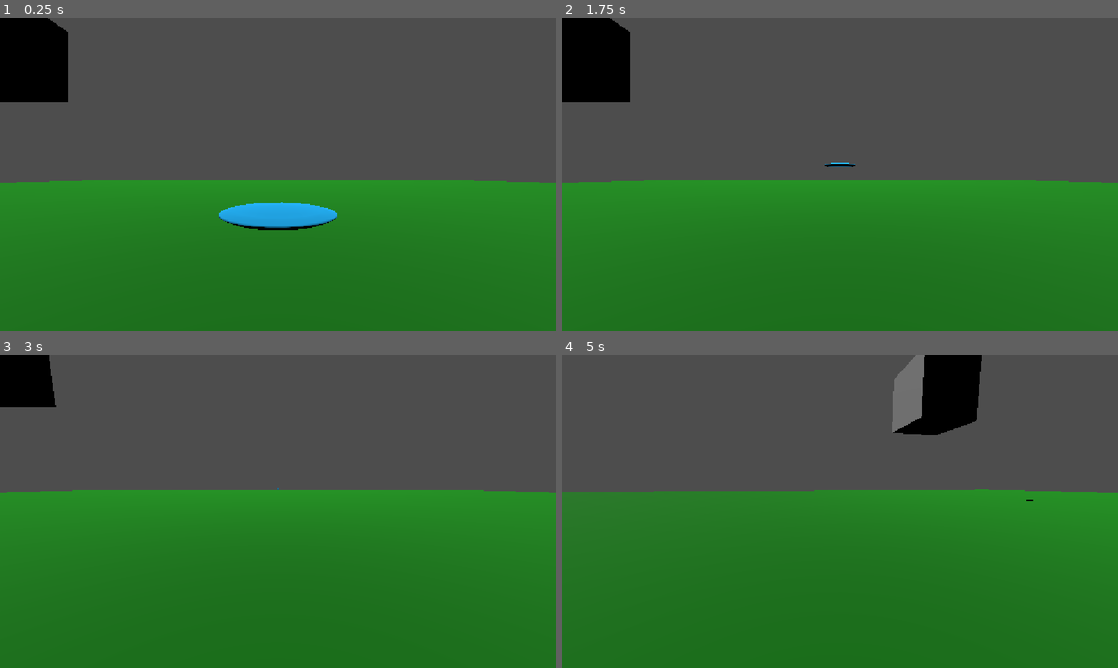
Above: before the commit, frames 1-4 (two rows, left to right).
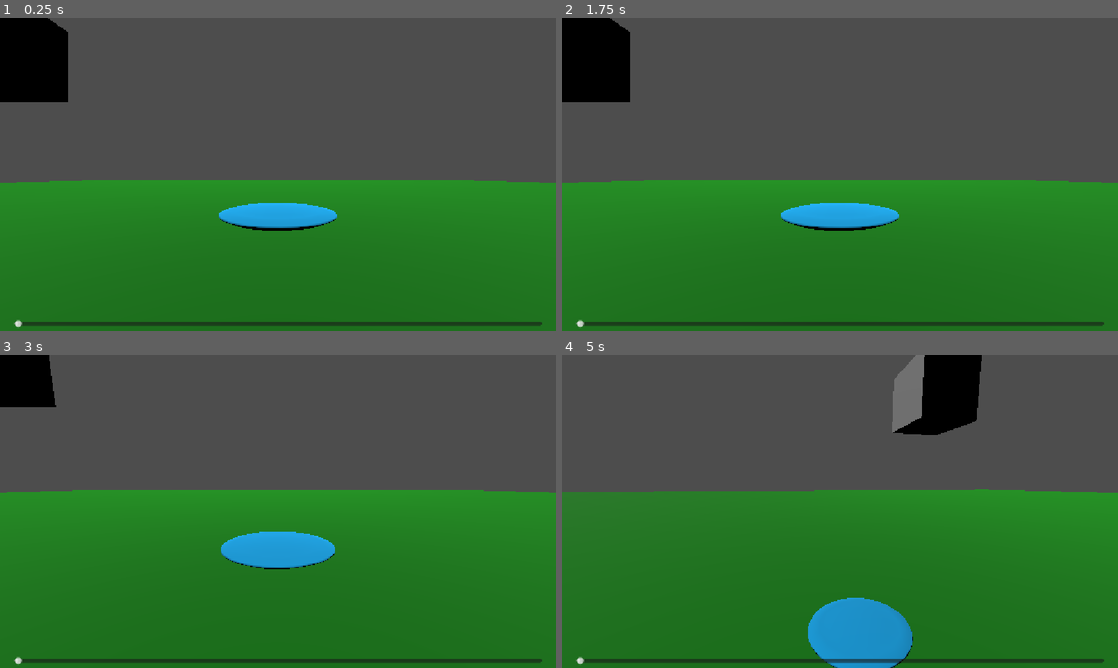
Above: after the commit, the same moments.

Repository: PastarDev/godot-disc-golf
Game: Godot game, scene res://main.tscn
Same seed, same stepped clock (60 frames per second), same inputs: the game is played once before the commit and once after it.
Inputs (mouse positions are in pixels of both pictures, inside the frame that each line leads up to):
- Up to frame 1 (0.25 s): no input
- Up to frame 2 (1.75 s): tap Enter at 0.5 s; move the mouse to (962, 158) at 0.52 s; press the mouse at (962, 158) at 0.53 s; tap E (hold_disc) at 0.8, 1.35 s; move the mouse to (728, 190) at 1.27 s; release the mouse at (728, 190) at 1.28 s; tap Space (throw_disc) at 1.55 s
- Up to frame 3 (3 s): move the mouse to (333, 442) at 2.02 s; press the mouse at (333, 442) at 2.03 s; tap Space (throw_disc) at 2.1, 2.75 s; move the mouse to (250, 574) at 2.77 s; release the mouse at (250, 574) at 2.78 s; tap S (cam_down) at 2.85 s
- Up to frame 4 (5 s): tap E (hold_disc) at 3.05 s; move the mouse to (1006, 558) at 3.52 s; hold A (cam_left) 3.53-4.28 s; tap Space (throw_disc) at 3.8 s; move the mouse to (673, 464) at 4.27 s; tap D (cam_right) at 4.35 s; click (673, 464) at 4.55 s

The runs differ from the first frame. In frame 1, 1.4% of the frame differs, in the area x 2-98%, y 58-100%; in frame 2, 2.8%; in frame 3, 3.2%; in frame 4, 4.5%, in the area x 2-98%, y 46-100%.

Commit message:
added throwing disc using drag and power slider ui

Diff:
--- a/holdDisc.gd
+++ b/holdDisc.gd
@@ -5,13 +5,9 @@
 @export var follow_strength: float = 50.0
 @export var throw_power: float = 80
 var is_holding: bool = true
+var hold_disabled: bool = false
 
 func _ready() -> void:
-
-	gravity_scale = 0.0
-
-	#global_position = Vector3 (0, 1.2, 3)
-
 	constant_force = Vector3 (0, 0, 0)
 
 func _integrate_forces(state: PhysicsDirectBodyState3D) -> void:
@@ -21,11 +17,10 @@
 		var distance_offset = distance_in_front
 		var drag_offset : Vector3
 
-		if Input.is_action_pressed("drag_disc"):
+		if Input.is_action_pressed("drag_disc") and not hold_disabled:
 			cam_transform.origin.y += -mouse_pos.y / 900 + 0.4
 			distance_offset += -mouse_pos.y / 1500
 			drag_offset = -cam_transform.basis.x*0.65 + (cam_transform.basis.x * mouse_pos.x / 900)
-
 
 		var target_pos = cam_transform.origin + (-cam_transform.basis.z * distance_offset) + drag_offset
 
@@ -35,26 +30,31 @@
 
 		state.angular_velocity = -global_rotation * 5
 
-		state.linear_velocity = to_target * follow_strength
+		if Input.is_action_just_released("drag_disc"):
+			is_holding = false
+
+		if is_holding:
+			state.linear_velocity = to_target * follow_strength
 
 
 func _process(_delta: float) -> void:
+	var mouse_pos = get_viewport().get_mouse_position()
+	if Input.is_action_just_pressed("drag_disc"):
+		if -mouse_pos.y <= 10:
+			hold_disabled = true
 
-	if Input.is_action_just_pressed("throw_disc"):
+	if Input.is_action_just_released("drag_disc"):
+		if not hold_disabled:
+			var cam_transform = camera.global_transform
+			is_holding = false
 
-		constant_force = Vector3.ZERO
-
-		is_holding = false
-
-		gravity_scale = 1
-
-		var direction = global_position - camera.global_position
-		direction.y += 0.5
-		apply_central_impulse(direction.normalized() * throw_power/3)
-
-		#old code:
-		#await get_tree().create_timer(0.2).timeout
-		#constant_force = Vector3 (100 * 1/linear_velocity.z, 0, 0)
+			gravity_scale = 1
+			var direction_offset = -cam_transform.basis.x*0.65 + (cam_transform.basis.x * mouse_pos.x / 900)
+			var direction = -camera.global_transform.basis.z + camera.global_transform.basis.y / 30 + direction_offset
+			direction.y += 0.2
+			apply_central_impulse(direction.normalized() * throw_power/3)
+		else:
+			hold_disabled = false
 
 	if global_position.y <= 0.01:
 		linear_velocity = Vector3.ZERO
@@ -62,7 +62,5 @@
 		gravity_scale = 0.0
 
 	if Input.is_action_just_pressed("hold_disc"):
-		gravity_scale = 0
-		angular_velocity = Vector3.ZERO
 		constant_force = Vector3 (0, 0, 0)
 		is_holding = not is_holding
--- a/main.tscn
+++ b/main.tscn
@@ -4,6 +4,7 @@
 [ext_resource type="PackedScene" uid="uid://mrlaexqa04jm" path="res://map1.tscn" id="2_h2yge"]
 [ext_resource type="Script" uid="uid://d12cvxoga437u" path="res://holdDisc.gd" id="3_1bvp3"]
 [ext_resource type="PackedScene" uid="uid://bard14qbs6c1e" path="res://SampleDisc.tscn" id="3_h2yge"]
+[ext_resource type="Script" uid="uid://dlvjsxwbv2efw" path="res://power_slider.gd" id="5_lquwl"]
 
 [sub_resource type="BoxMesh" id="BoxMesh_jsssl"]
 
@@ -37,5 +38,18 @@
 
 [node name="MeshInstance3D" parent="." unique_id=1092041770 instance=ExtResource("2_h2yge")]
 
+[node name="CanvasLayer" type="CanvasLayer" parent="." unique_id=698313311]
+
+[node name="HSlider" type="HSlider" parent="CanvasLayer" unique_id=288858139 node_paths=PackedStringArray("disc")]
+offset_left = 30.0
+offset_top = 602.0
+offset_right = 1123.0
+offset_bottom = 665.0
+max_value = 80.0
+script = ExtResource("5_lquwl")
+disc = NodePath("../../Disc")
+
+[connection signal="value_changed" from="CanvasLayer/HSlider" to="CanvasLayer/HSlider" method="_on_value_changed"]
+
 [editable path="player"]
 [editable path="Disc"]
--- /dev/null
+++ b/power_slider.gd
@@ -0,0 +1,6 @@
+extends HSlider
+
+@export var disc : RigidBody3D
+
+func _on_value_changed(value: float) -> void:
+	disc.throw_power = value
Not shown, added: power_slider.gd.uid
